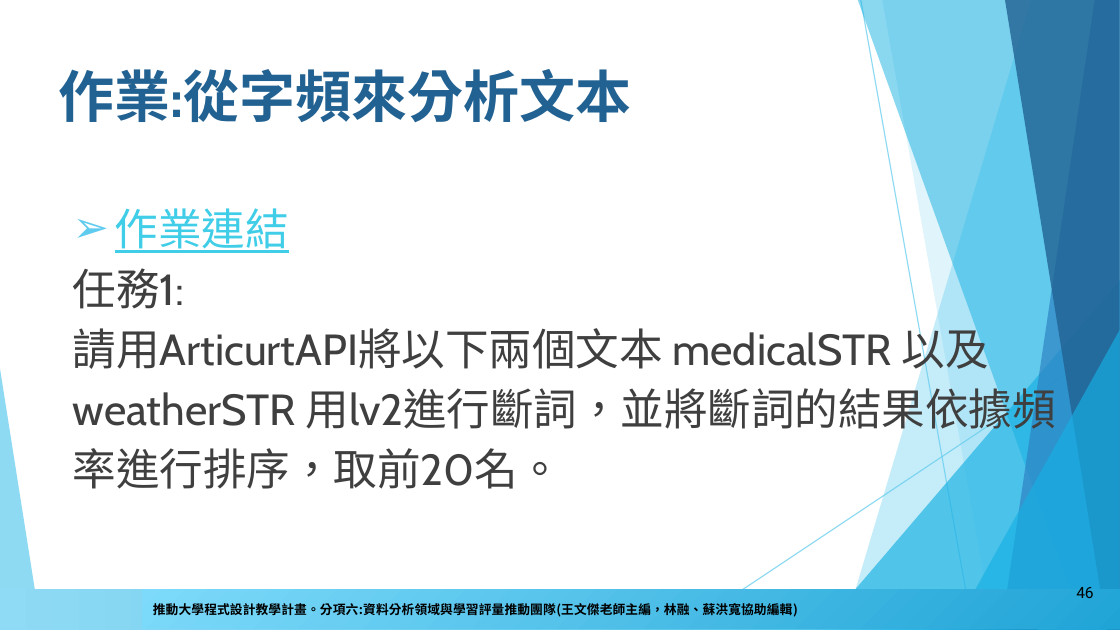
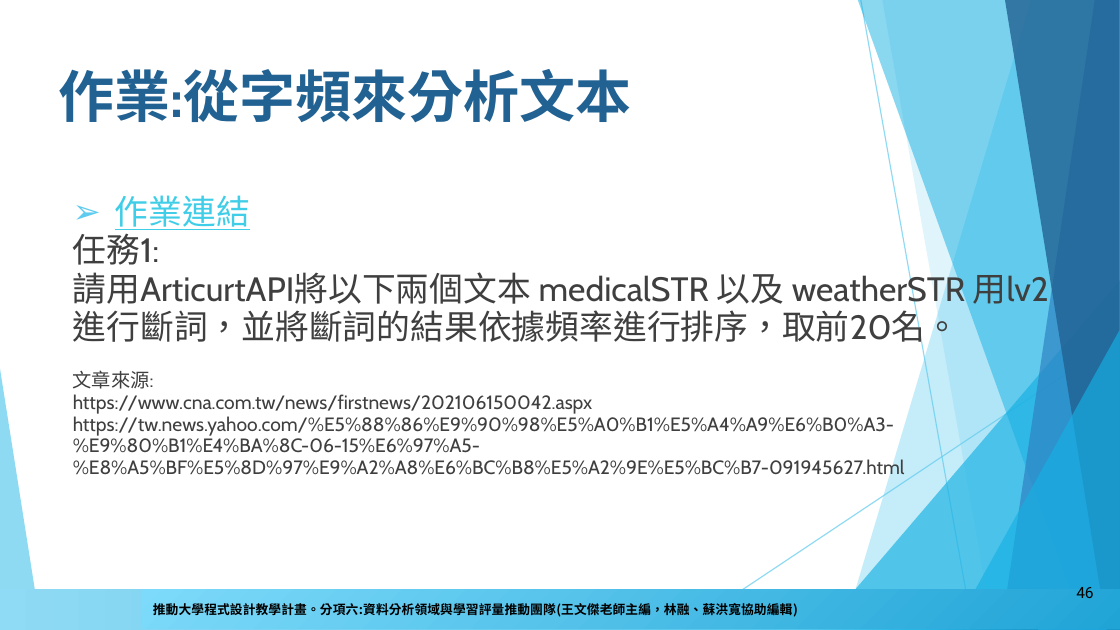
Before and after one commit to howardsukuan/textual-data-analysis-python, a slide deck: slide 46 of week01/文本分析與程式設計Week01.pptx. Drawn at 1120x630 pixels with LibreOffice and Linux fonts; fonts in the diff are those of the drawing; background and template pictures are left out. Boxes give left, top, right and bottom in pixels: in the first picture for what was removed or moved away, otherwise in the second. Text is boxed around its words. In the diff, an @@ line names an element or a change of style, - is before the commit and + after.

```diff
--- a/week01/文本分析與程式設計Week01.pptx
+++ b/week01/文本分析與程式設計Week01.pptx
@@ text at [73,195,1049,349]: size 28 to 21.7 pt in "作業連結", "任務1:", "請用ArticurtAPI將以下兩個文本 medicalSTR 以及 weatherSTR 用lv2進行斷詞，並將斷詞的 ..."; line spacing 1.15 to 0.95 @@
@@ text at [73,370,905,479]: paragraphs added @@
+文章來源:
+https://www.cna.com.tw/news/firstnews/202106150042.aspx https://tw.news.yahoo.com/%E5%88%86%E9%90%98%E5%A0%B1%E5%A4%A9%E6%B0%A3-%E9%80%B1%E4%BA%8C-06-15%E6%97%A5-%E8%A5%BF%E5%8D%97%E9%A2%A8%E6%BC%B8%E5%A2%9E%E5%BC%B7-091945627.html
```
Also in this commit, not shown: 3 other files.
